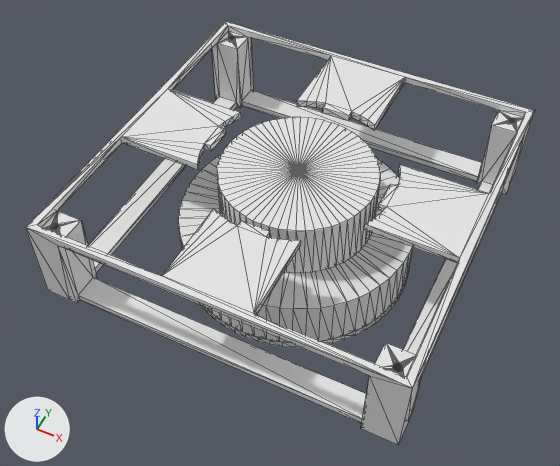
An edit to the glTF model docs/public/models/lightweight-cleaning-robot.glb, drawn before and after from the same camera.
Before and after are seen from a camera (50 mm lens) standing at (170.0, -129.0, 265.0) and looking at (72.0, 66.0, 21.0). Lighting does not change. The marker at lower left points along +X, +Y and +Z. The older version comes first. Mesh edges are drawn as thin lines.

Objects in the first picture: 'Lightweight_Climbing_Robot_Concept - Lightweight_Climbing_Robot_Concept.step-1 Blower_envelope_placeholder.step-1-1', 'Lightweight_Climbing_Robot_Concept - Lightweight_Climbing_Robot_Concept.step-1 Compliant_sealing_skirt_placeholder.step-1-1', 'Lightweight_Climbing_Robot_Concept - Lightweight_Climbing_Robot_Concept.step-1 PLA_open_frame.step-1-1', 'Lightweight_Climbing_Robot_Concept - Lightweight_Climbing_Robot_Concept.step-1 PLA_single_suction_chamber.step-1-1'.
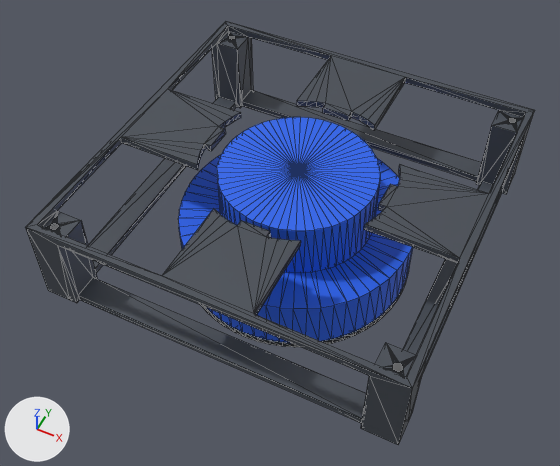
Edits to the scene script, one JSON object a line:
```json
{"op": "add", "block": "mat_material_001", "code": ["mat_material_001 = principled_material('Material.001')", "mat_material_001.base_color = (0.0185, 0.125, 0.831)  # blue #2563eb"]}
{"op": "add", "block": "mat_material_002", "code": ["mat_material_002 = principled_material('Material.002')", "mat_material_002.base_color = (0.0595, 0.0704, 0.0887)  # greyish blue #454b54"]}
{"op": "add", "block": "mat_material_003", "code": ["mat_material_003 = principled_material('Material.003')", "mat_material_003.base_color = (0.0144, 0.0176, 0.0232)  # black #20242a"]}
{"block": "me_lightweight_climbing_robot_concept___lightweight_climbing_robot_concept_step_1_blower_envelope_placeholder_step_1_1", "where": "me_lightweight_climbing_robot_concept___lightweight_climbing_robot_concept_step_1_blower_envelope_placeholder_step_1_1.from_pydata(...)  # 122 vertices, 240 faces; spans x 43.3..108.2, y 43.3..108.2, z 26.2..51.2"}
{"op": "add", "block": "me_lightweight_climbing_robot_concept___lightweight_climbing_robot_concept_step_1_blower_envelope_placeholder_step_1_1", "code": "me_lightweight_climbing_robot_concept___lightweight_climbing_robot_concept_step_1_blower_envelope_placeholder_step_1_1.materials.append(mat_material_001)  # blue #2563eb"}
{"block": "me_lightweight_climbing_robot_concept___lightweight_climbing_robot_concept_step_1_compliant_sealing_skirt_placeholder_step_1_1", "where": "me_lightweight_climbing_robot_concept___lightweight_climbing_robot_concept_step_1_compliant_sealing_skirt_placeholder_step_1_1.from_pydata(...)  # 238 vertices, 476 faces; spans x 25.8..125.8, y 25.8..125.7, z 0.2..3.2"}
{"op": "add", "block": "me_lightweight_climbing_robot_concept___lightweight_climbing_robot_concept_step_1_compliant_sealing_skirt_placeholder_step_1_1", "code": "me_lightweight_climbing_robot_concept___lightweight_climbing_robot_concept_step_1_compliant_sealing_skirt_placeholder_step_1_1.materials.append(mat_material_003)  # black #20242a"}
{"block": "me_lightweight_climbing_robot_concept___lightweight_climbing_robot_concept_step_1_pla_open_frame_step_1_1", "where": "me_lightweight_climbing_robot_concept___lightweight_climbing_robot_concept_step_1_pla_open_frame_step_1_1.from_pydata(...)  # 477 vertices, 986 faces; spans x 1.0..151.0, y 1.0..151.0, z 16.0..54.0"}
{"op": "add", "block": "me_lightweight_climbing_robot_concept___lightweight_climbing_robot_concept_step_1_pla_open_frame_step_1_1", "code": "me_lightweight_climbing_robot_concept___lightweight_climbing_robot_concept_step_1_pla_open_frame_step_1_1.materials.append(mat_material_002)  # greyish blue #454b54"}
{"block": "me_lightweight_climbing_robot_concept___lightweight_climbing_robot_concept_step_1_pla_single_suction_chamber_step_1_1", "where": "me_lightweight_climbing_robot_concept___lightweight_climbing_robot_concept_step_1_pla_single_suction_chamber_step_1_1.from_pydata(...)  # 314 vertices, 628 faces; spans x 25.8..125.8, y 25.8..125.8, z 3.2..26.2"}
{"op": "add", "block": "me_lightweight_climbing_robot_concept___lightweight_climbing_robot_concept_step_1_pla_single_suction_chamber_step_1_1", "code": "me_lightweight_climbing_robot_concept___lightweight_climbing_robot_concept_step_1_pla_single_suction_chamber_step_1_1.materials.append(mat_material_001)  # blue #2563eb"}
```

Pixel boxes (x1, y1, x2, y2) of what changed, in the pictures (560 x 466 px):
```json
{"object": "Lightweight_Climbing_Robot_Concept - Lightweight_Climbing_Robot_Concept.step-1 PLA_open_frame.step-1-1", "change": "recoloured", "before": [25, 21, 535, 445], "after": [25, 21, 535, 445], "on screen": "white to greyish blue"}
{"object": "Lightweight_Climbing_Robot_Concept - Lightweight_Climbing_Robot_Concept.step-1 Blower_envelope_placeholder.step-1-1", "change": "recoloured", "before": [217, 117, 380, 273], "after": [217, 117, 380, 273], "on screen": "white to blue"}
{"object": "Lightweight_Climbing_Robot_Concept - Lightweight_Climbing_Robot_Concept.step-1 PLA_single_suction_chamber.step-1-1", "change": "recoloured", "before": [178, 155, 413, 343], "after": [178, 155, 413, 343], "on screen": "white to blue"}
{"object": "Lightweight_Climbing_Robot_Concept - Lightweight_Climbing_Robot_Concept.step-1 Compliant_sealing_skirt_placeholder.step-1-1", "change": "recoloured", "before": [202, 275, 408, 347], "after": [202, 275, 408, 347]}
```
